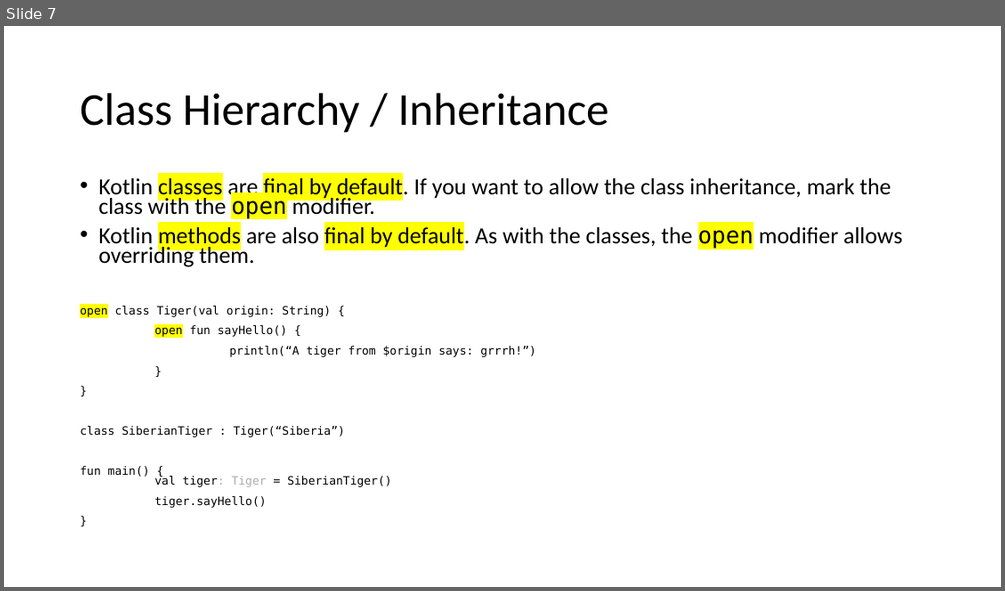
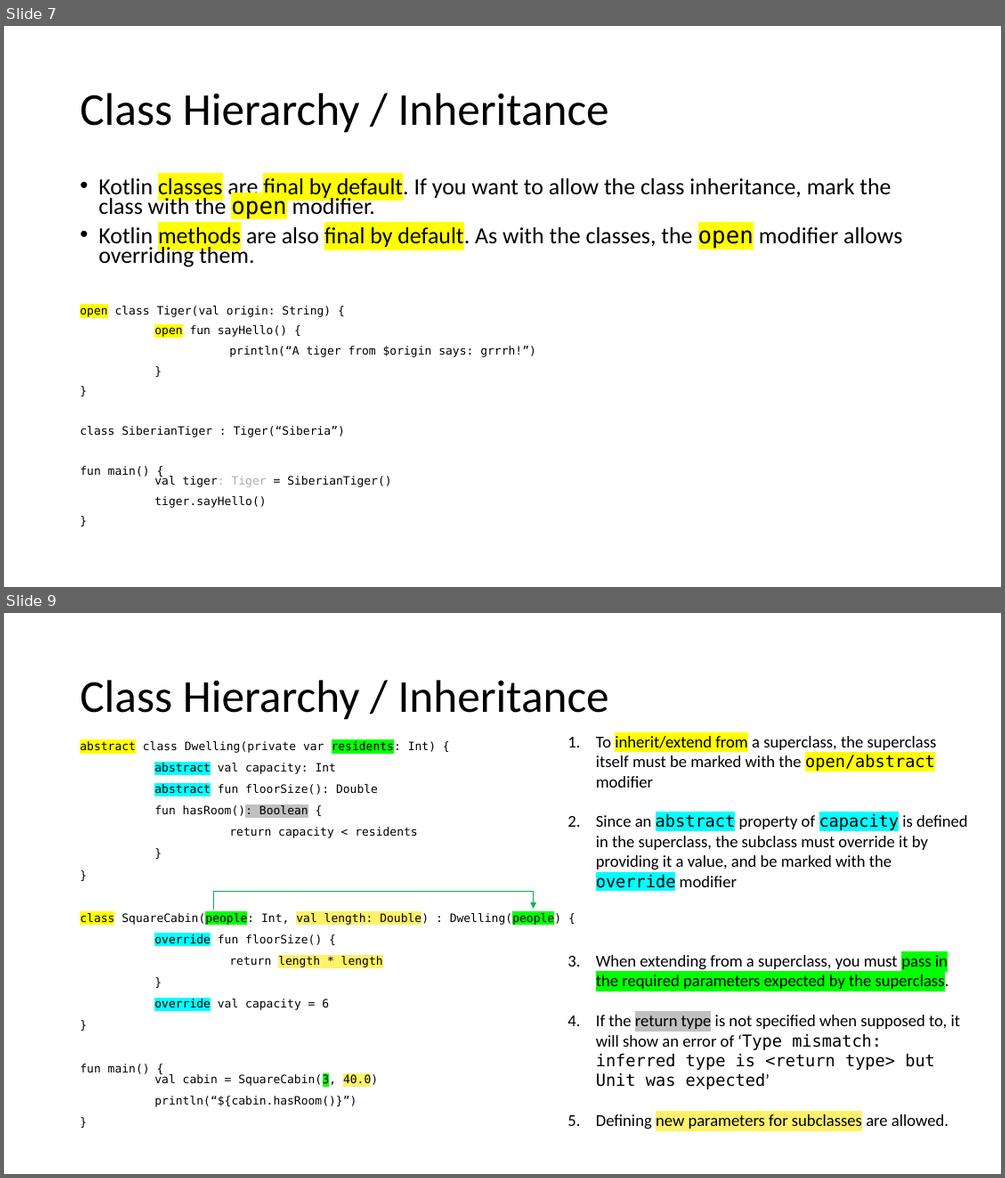
Before and after one commit to joellecorliss/Associate-Android-Developer, a slide deck: Android Basics in Kotlin.pptx. Shown one above the other, each under a label of ours: slide 7 before the commit, slides 7 and 9 after it; the slides between them are not shown. The pictures are 1005x591 and 1005x1178 pixels, drawn with LibreOffice and Linux fonts; fonts in the diff are those of the drawing. Boxes give left, top, right and bottom in pixels: in the first picture for what was removed or moved away, otherwise in the second. Text is boxed around its words. In the diff, an @@ line names an element or a change of style, - is before the commit and + after.

```diff
--- a/Android Basics in Kotlin.pptx
+++ b/Android Basics in Kotlin.pptx
@@ slide 9 added at [4, 613, 1001, 1174], background #FFFFFF @@
@@ title added at [80, 680, 609, 720], 44 pt, text #000000 @@
+Class Hierarchy / Inheritance
@@ text added at [80, 740, 561, 1107], 11.1 pt, text #000000 @@
+abstract class Dwelling(private var residents: Int) {
+abstract val capacity: Int
+abstract fun floorSize(): Double
+fun hasRoom(): Boolean {
+return capacity < residents
+}
+}
+class SquareCabin(people: Int, val length: Double) : Dwelling(people) {
+override fun floorSize() {
+return length * length
+}
+override val capacity = 6
+}
+fun main() {
+val cabin = SquareCabin(3, 40.0)
+println(“${cabin.hasRoom()}”)
+}
@@ text added at [596, 736, 968, 1129], 16 pt, text #000000 @@
+1. To inherit/extend from a superclass, the superclass itself must be marked with the open/abstract modifier
+2. Since an abstract property of capacity is defined in the superclass, the subclass must override it by providing it a value, and be marked with the override modifier
+3. When extending from a superclass, you must pass in the required parameters expected by the superclass.
+4. If the return type is not specified when supposed to, it will show an error of ‘Type mismatch: inferred type is <return type> but Unit was expected’
+5. Defining new parameters for subclasses are allowed.
@@ elbow arrow added from (213, 910) to (534, 908), #00B050 0.5 pt @@
```
Also in this commit, not shown: 7 slides changed, 10 other slides added, 1 slide removed.
